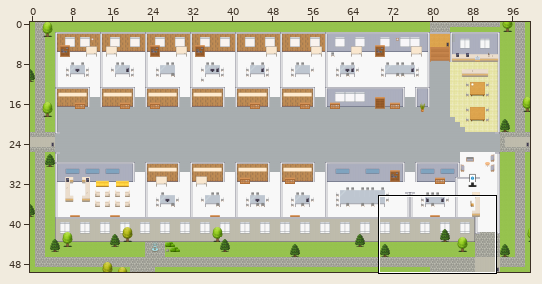
Tiled map (JSON), stored at maps/PH-Customer-Engagement-Platform-System-Data-Integration.tmj. Above, an overview of the earlier version with the close-up marked.
Close-up. First the earlier version:
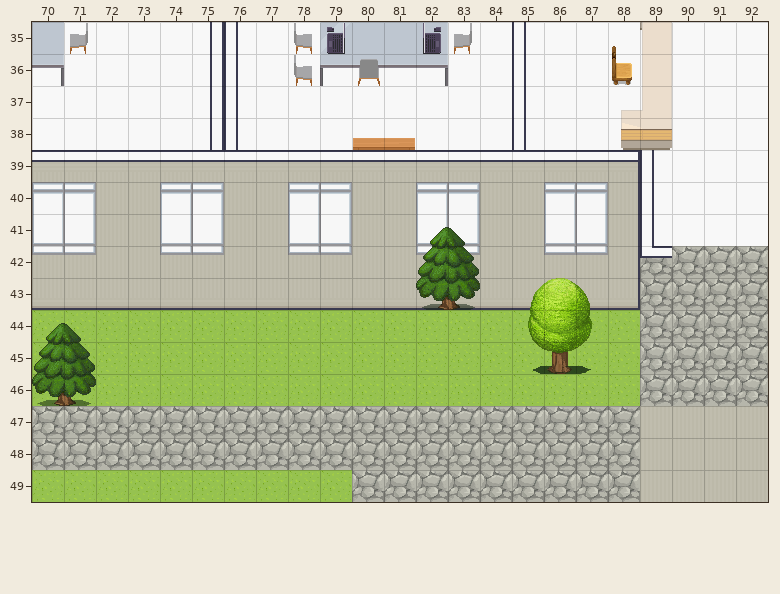
Cells are 32x32 px. Shown: x 70..92, y 35..49.
Once edited:
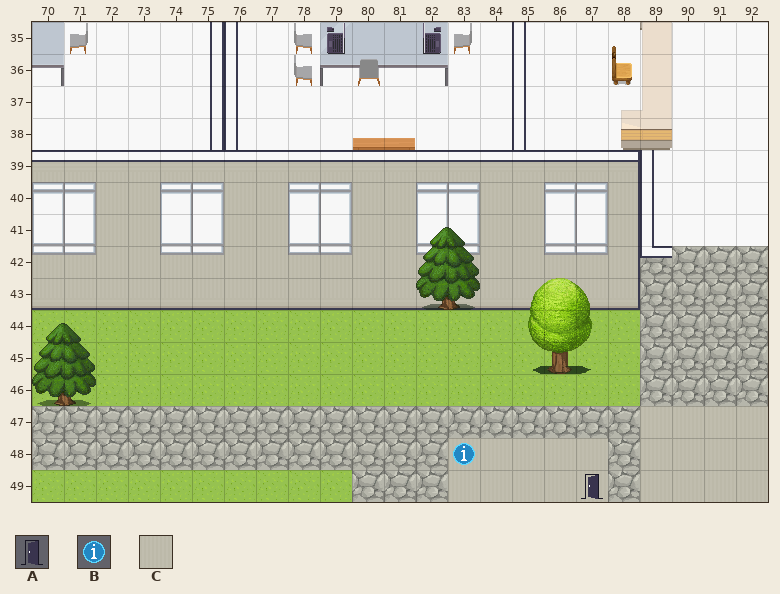
Key: from "User_Zones": A 65, B 104; from "room2": C 328.
_ is an empty cell.
Changes in this commit:
Layer "floors":
The edit adds tile C in rows 48 to 49 at x 83 to 87.
Layer "zones":
The edit adds tile A in row 49 at x 87.
The edit adds tile B in row 48 at x 83.
Changed places in both close-ups, as pixel boxes (x1, y1, x2, y2):
added: (448, 438, 608, 502)
